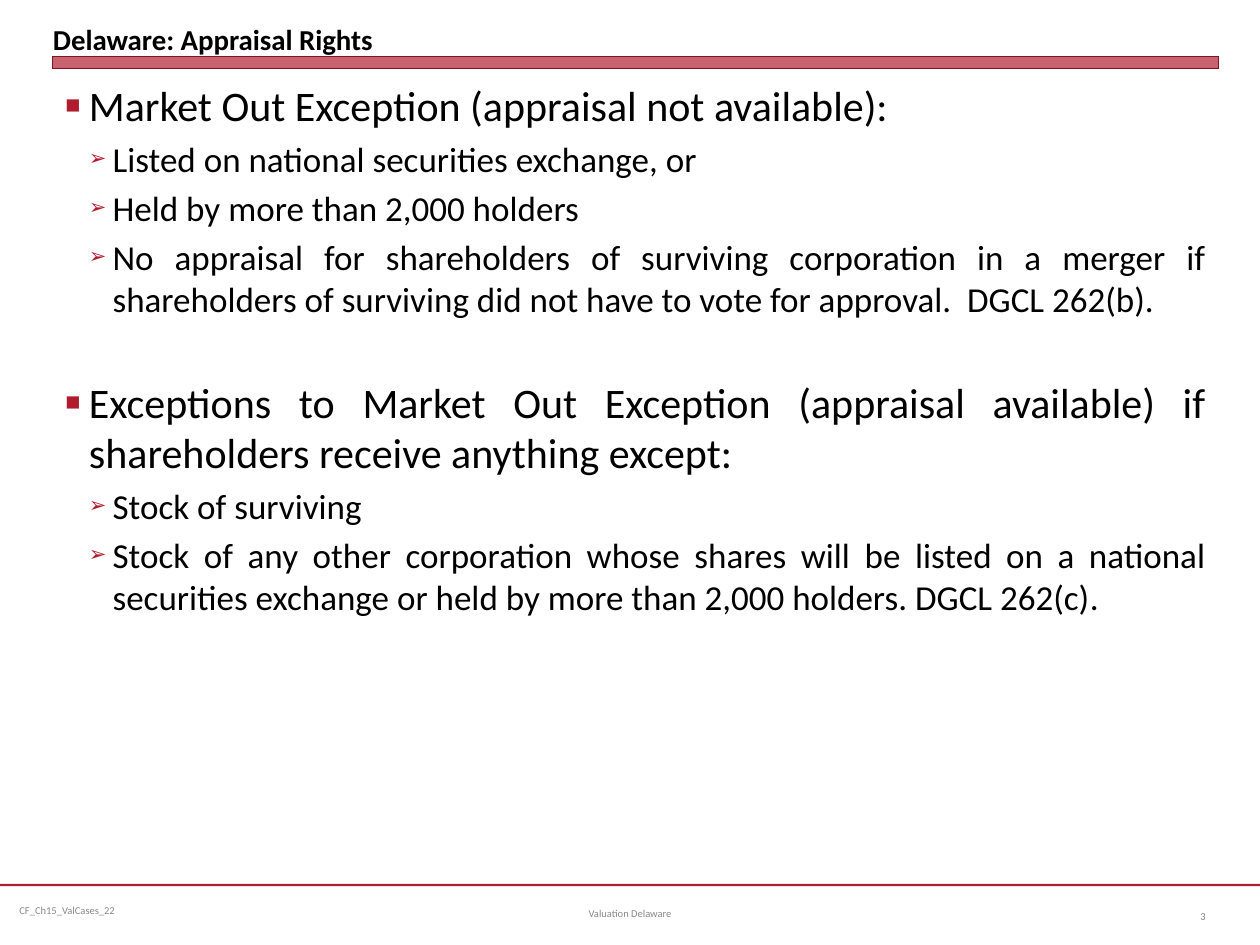
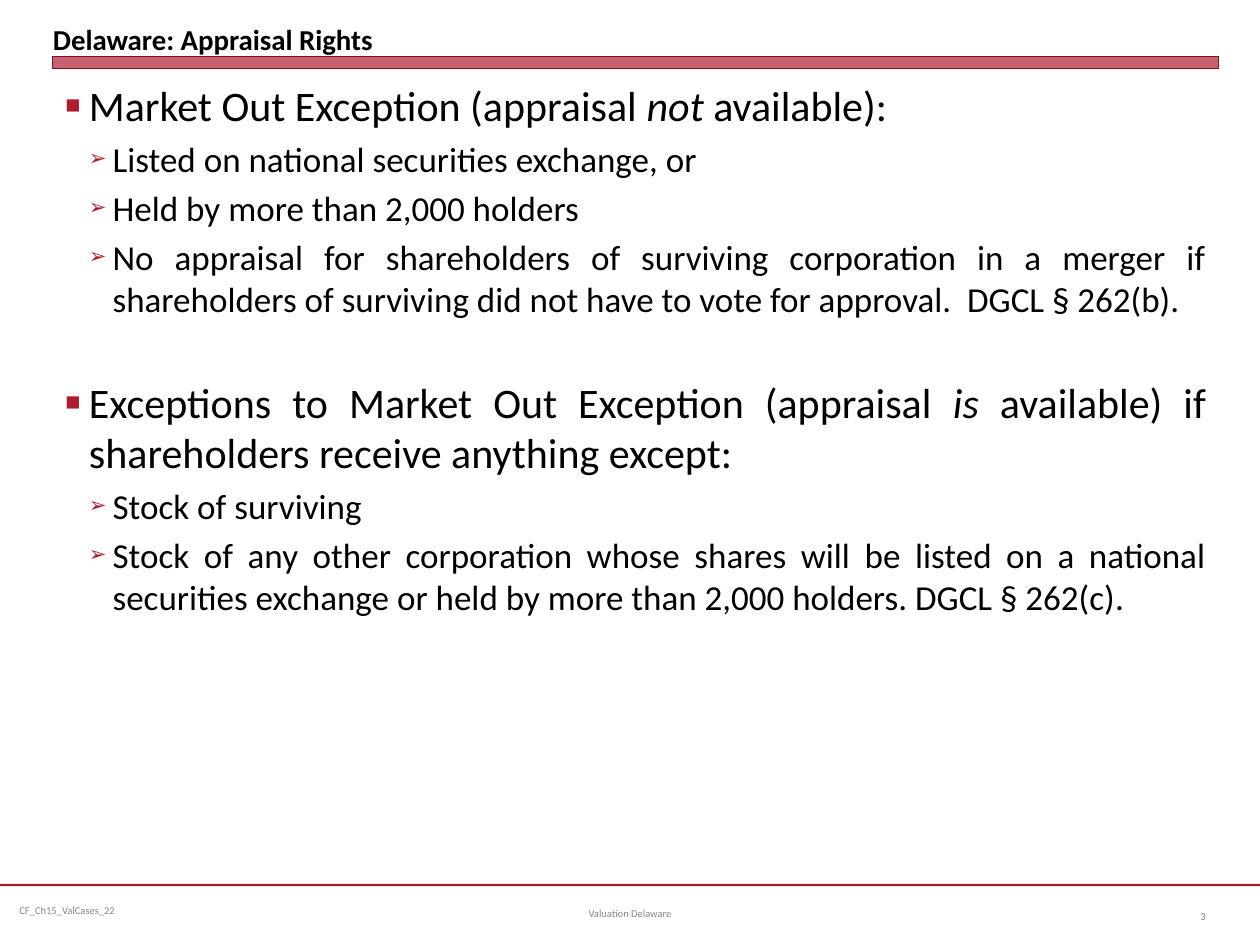
Before and after one commit to jmc877/Corporate-Finance, a slide deck: slide 3 of slides/CF_Ch15_ValCases_24.pptx. Drawn at 1260x945 pixels with LibreOffice and Linux fonts; fonts in the diff are those of the drawing. Boxes give left, top, right and bottom in pixels: in the first picture for what was removed or moved away, otherwise in the second. Text is boxed around its words. In the diff, an @@ line names an element or a change of style, - is before the commit and + after.

```diff
--- a/slides/CF_Ch15_ValCases_24.pptx
+++ b/slides/CF_Ch15_ValCases_24.pptx
@@ text at (89, 90, 887, 128): italic on in "not" @@
@@ text at (89, 245, 1205, 476): text changed @@
-  ➢ No appraisal for shareholders of surviving corporation in a merger if shareholders of surviving did not have to vote for approval. DGCL 262(b).
-■ Exceptions to Market Out Exception (appraisal available) if shareholders receive anything except:
+  ➢ No appraisal for shareholders of surviving corporation in a merger if shareholders of surviving did not have to vote for approval. DGCL § 262(b).
+■ Exceptions to Market Out Exception (appraisal is available) if shareholders receive anything except:
@@ text at (113, 543, 1205, 616): text changed @@
-  ➢ Stock of any other corporation whose shares will be listed on a national securities exchange or held by more than 2,000 holders. DGCL 262(c).
+  ➢ Stock of any other corporation whose shares will be listed on a national securities exchange or held by more than 2,000 holders. DGCL § 262(c).
```
Also in this commit, not shown: 5 other slides changed, 3 other files.
